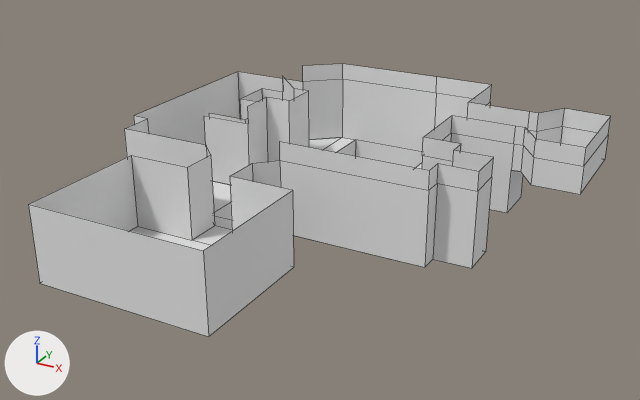
What one commit did to the OBJ model John and John/Assets/The Real Final Levels/Scene2/Materials/Scene2.obj.
Rendered twice from a camera (50 mm lens) standing at (48.0, -57.8, 40.0) and looking at (6.8, 17.1, 2.6). The lights are fixed; the arrows at lower left show +X, +Y and +Z. Mesh edges are drawn as thin lines. Where no turn or scale is listed for an object, it has been applied to the vertices.

The first picture shows 'Floor_Plane', 'Walls_Plane.002'.
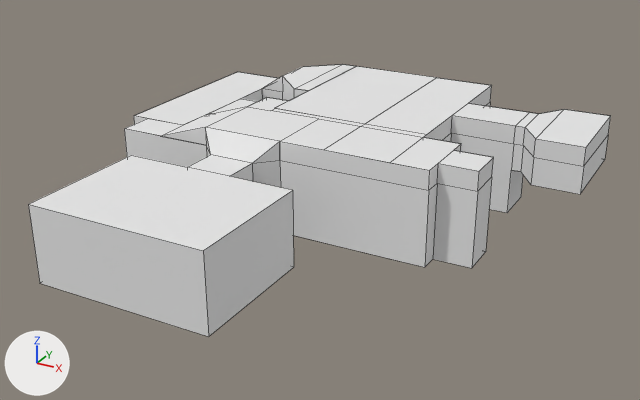
What differs and where, as boxes [x1, y1, x2, y2] in the pictures (640 x 400 px):
'Ceiling_Plane.001', added
    after: [30, 64, 610, 251]
'Floor_Plane', unchanged, covered by the edit
    before: [130, 137, 422, 251]

The change in detail:
Material 'Scene2CeilingMat' (mat_scene2ceilingmat) is new.
Its base color is (0.8, 0.8, 0.8) (white #e7e7e7).
Its roughness is 1.0.
Mesh me_ceiling_plane_001 is new.
It has 68 vertices, 30 faces, 1 loose edge and spans x -17.5..31.5, y -7.0..42.0, z 8.0..10.0.
It uses material mat_scene2ceilingmat (white #e7e7e7).
Object 'Ceiling_Plane.001' (ob_ceiling_plane_001) is new; it shows me_ceiling_plane_001.
Its location is (0.0, 0.0, 0.0).
